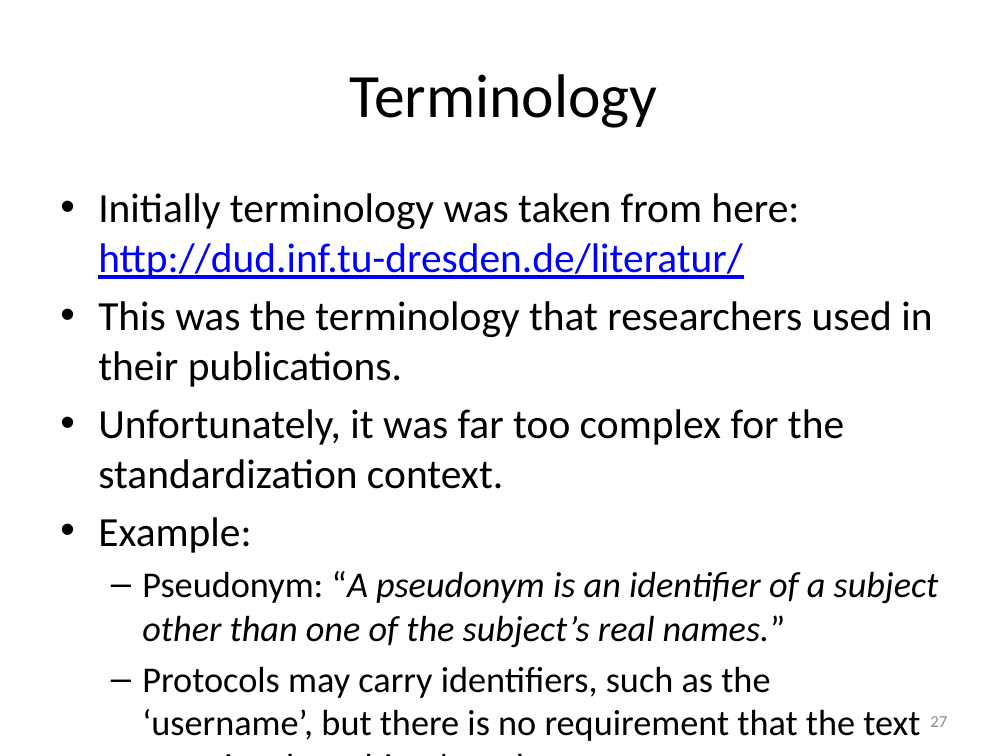
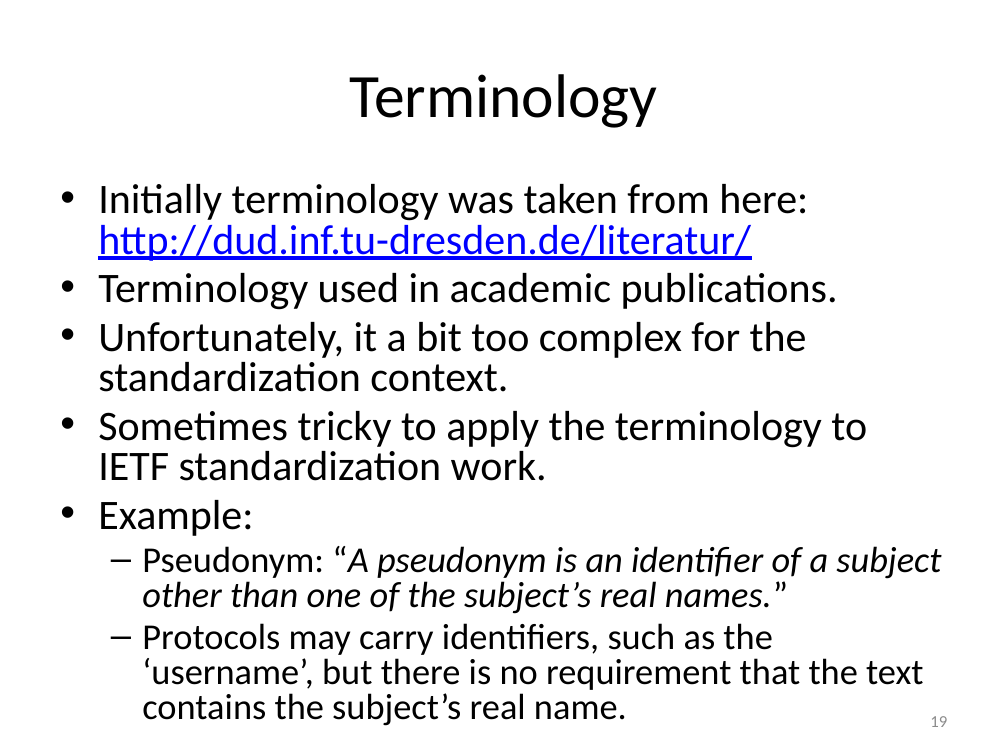
Before and after one commit to hannestschofenig/tschofenig-ids, a slide deck: slide 19 of PrivacyTutorial/iab-privacy-considerations.pptx (slide 27 before the commit). Drawn at 1008x756 pixels with LibreOffice and Linux fonts; fonts in the diff are those of the drawing. Boxes give left, top, right and bottom in pixels: in the first picture for what was removed or moved away, otherwise in the second. Text is boxed around its words. In the diff, an @@ line names an element or a change of style, - is before the commit and + after.

Commit message:
Modified the slides based on the IETF#86 feedback.

```diff
--- a/PrivacyTutorial/iab-privacy-considerations.pptx
+++ b/PrivacyTutorial/iab-privacy-considerations.pptx
@@ text at bbox=[98, 184, 941, 720]: size 29.6 to 30 pt in "Initially terminology was taken from here: http://dud.inf.tu ...", "Example:"; size 25.9 to 26 pt in "Pseudonym: “A pseudonym is an identifier of ...", "Protocols may carry identifiers, such as the ..."; line spacing 1 to 0.8 @@
@@ text at bbox=[98, 273, 867, 481]: text changed; size 29.6 to 30 pt @@
-• This was the terminology that researchers used in their publications.
-• Unfortunately, it was far too complex for the standardization context.
+• Terminology used in academic publications.
+• Unfortunately, it a bit too complex for the standardization context.
+• Sometimes tricky to apply the terminology to IETF standardization work.
@@ page number at bbox=[930, 716, 947, 727]: text changed @@
-27
+19
```
Also in this commit, not shown: 16 other slides changed, 3 slides added, 8 slides removed.
